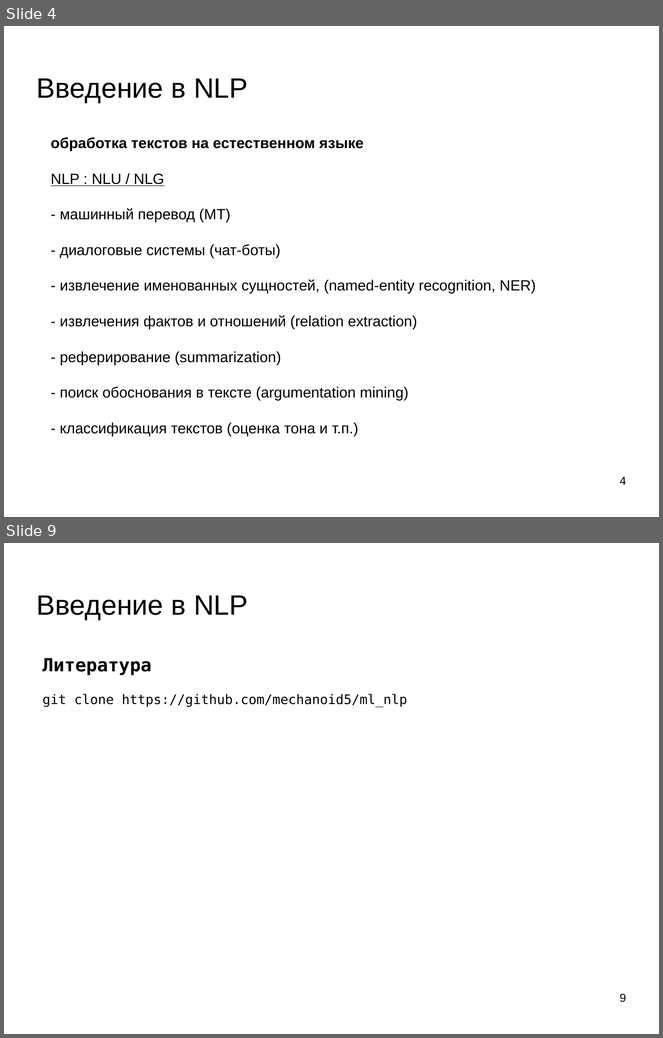
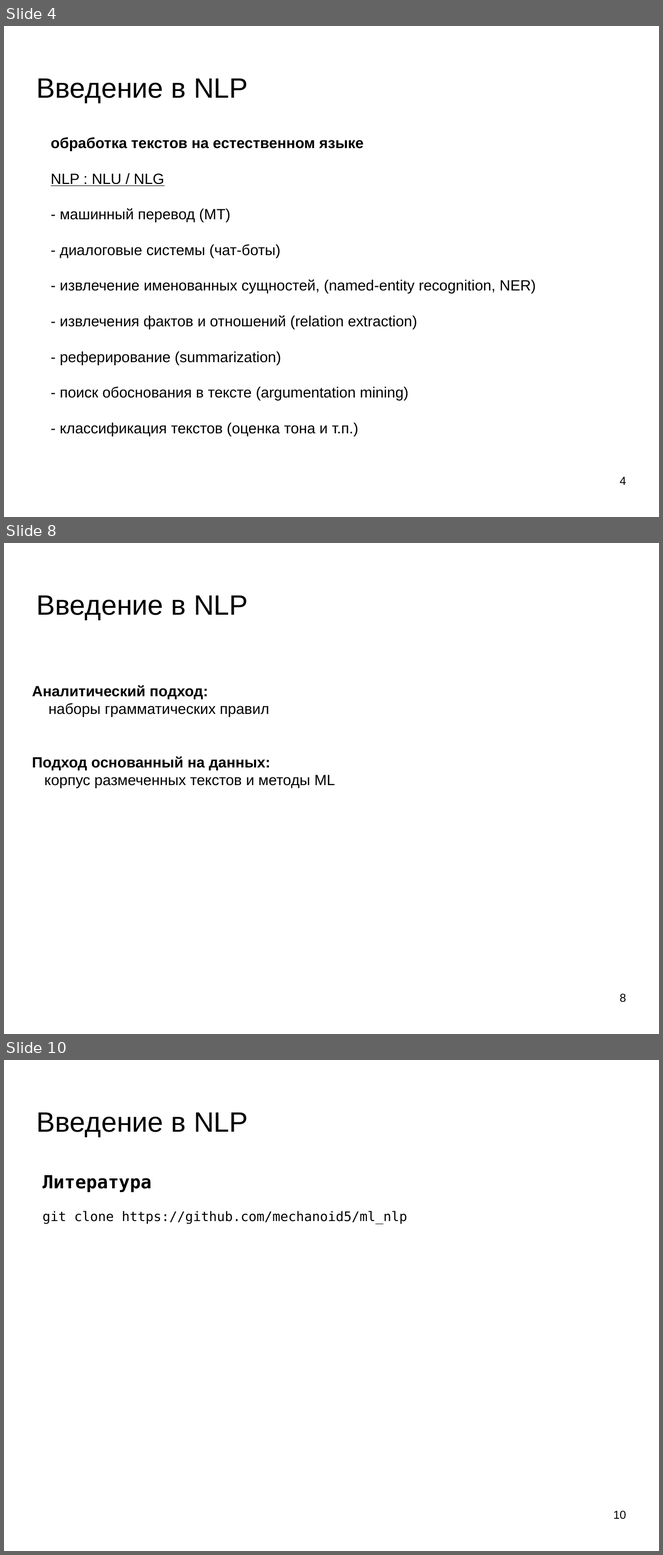
Before and after one commit to mechanoid5/ml_nlp_2022, a slide deck: 01-intro.odp. Shown one above the other, each under a label of ours: slides 4 and 9 before the commit, slides 4, 8 and 10 after it; the slides between them are not shown. The pictures are 663x1038 and 663x1555 pixels, drawn with LibreOffice and Linux fonts; fonts in the diff are those of the drawing; background and template pictures are left out. Boxes give left, top, right and bottom in pixels: in the first picture for what was removed or moved away, otherwise in the second. Text is boxed around its words. In the diff, an @@ line names an element or a change of style, - is before the commit and + after.

```diff
--- a/01-intro.odp
+++ b/01-intro.odp
@@ slide 8 added at <box>4,543,659,1034</box>, background picture (left out) @@
@@ title added at <box>37,596,248,620</box>, 33.9 pt, text #000000 @@
+Введение в NLP
@@ text added at <box>32,685,335,788</box>, 18 pt, text #000000 @@
+Аналитический подход:
+наборы грамматических правил
+Подход основанный на данных:
+корпус размеченных текстов и методы ML
@@ page number added at <box>620,994,626,1003</box>, 14 pt, text #000000 @@
+8
@@ what was slide 9 is now slide 10 @@
@@ page number at <box>613,1511,626,1520</box>: text changed @@
-9
+10
```
Also in this commit, not shown: 4 slides changed, 2 other files.
